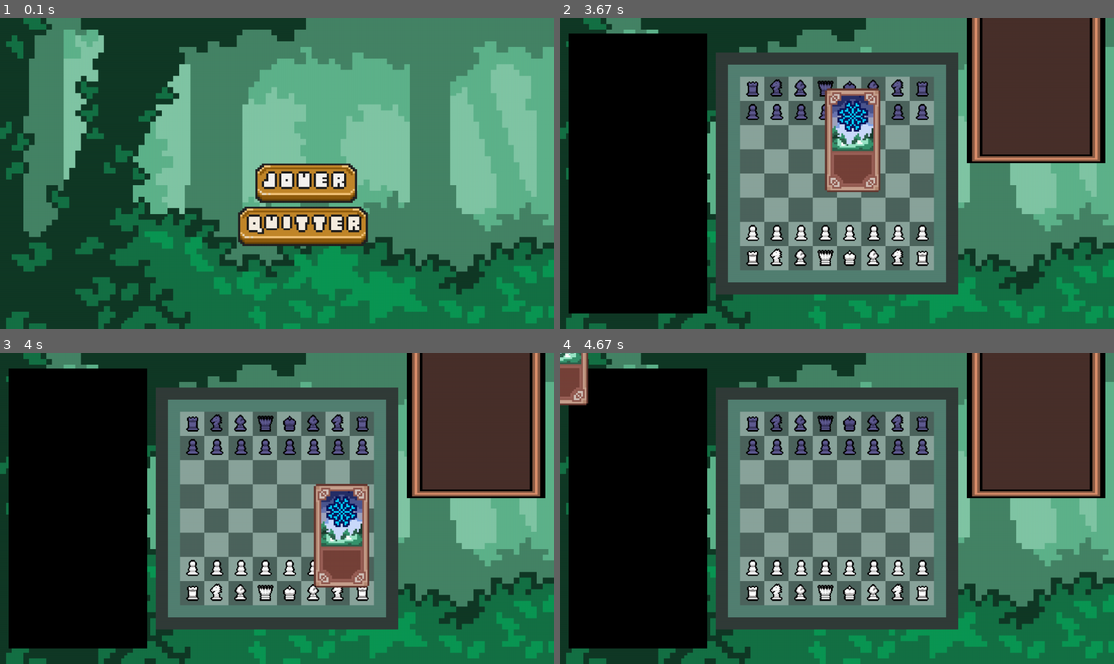
Above: before the commit, frames 1-4 (two rows, left to right).
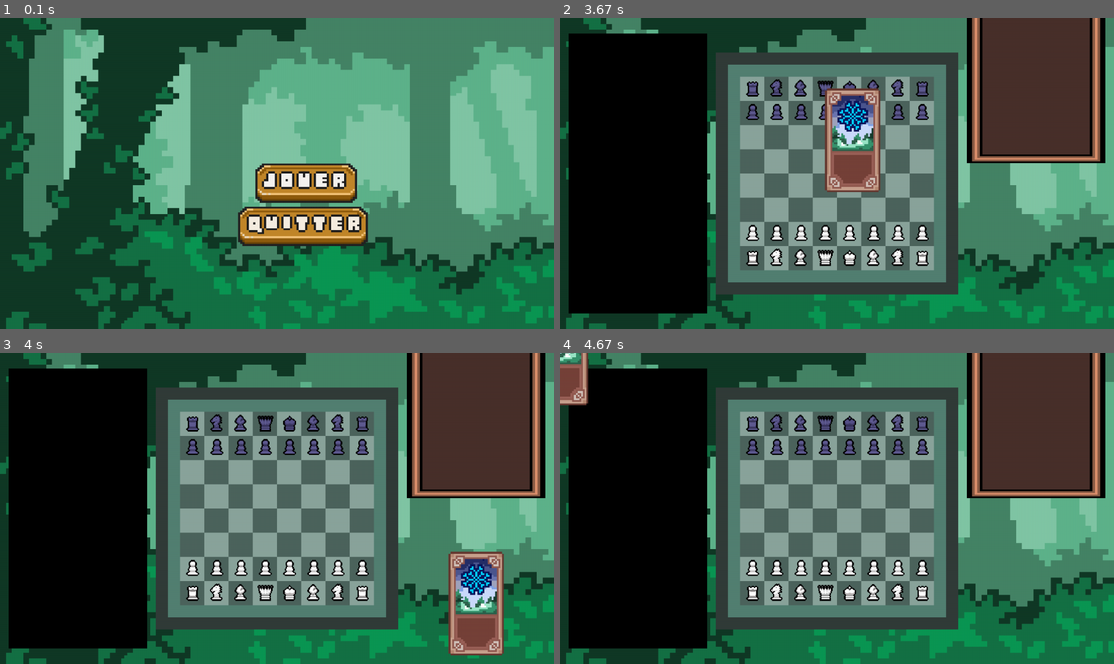
Above: after the commit, the same moments.

Repository: CorentinFinou/Projet-NSI-Chess
Game: pygame game, started from sources/programmes/app.py
Same seed, same stepped clock (60 frames per second), same inputs: the game is played once before the commit and once after it.
Inputs (mouse positions are in pixels of both pictures, inside the frame that each line leads up to):
- Up to frame 1 (0.1 s): no input
- Up to frame 2 (3.67 s): press the mouse at (864, 179) at 0.37 s; move the mouse to (837, 133) at 0.47 s; release the mouse at (814, 89) at 0.6 s; tap A at 0.67, 1.33 s; press the mouse at (1036, 266) at 1.03 s; move the mouse to (947, 273) at 1.13 s; release the mouse at (859, 276) at 1.27 s; type "1 (at the terminal prompt)" at 1.33 s; type "1 (at the terminal prompt)" at 1.33 s; press the mouse at (571, 42) at 1.7 s; move the mouse to (665, 52) at 1.8 s; release the mouse at (759, 58) at 1.93 s; press the mouse at (1036, 266) at 2.03 s; move the mouse to (920, 185) at 2.13 s; release the mouse at (803, 105) at 2.27 s; press the mouse at (803, 105) at 2.37 s; move the mouse to (770, 170) at 2.47 s; release the mouse at (737, 238) at 2.6 s; press the mouse at (1036, 266) at 3.2 s; move the mouse to (920, 173) at 3.3 s; release the mouse at (803, 80) at 3.43 s; press the mouse at (803, 80) at 3.53 s; move the mouse to (853, 139) at 3.63 s
- Up to frame 3 (4 s): release the mouse at (343, 536) at 3.77 s
- Up to frame 4 (4.67 s): type "1 (at the terminal prompt)" at 4.33 s; type "1 (at the terminal prompt)" at 4.33 s; tap A at 4.33 s

Frames 1-2 are identical in both runs. In frame 3, 6.6% of the frame differs, in the area x 56-91%, y 42-98%; in frame 4, nothing differs.

Commit message:
commit inutile de transi pc

Diff:
--- a/sources/programmes/jeu.py
+++ b/sources/programmes/jeu.py
@@ -411,8 +411,15 @@
                 case = plateau1.get_case(self.position[0]+self.sprite.image.get_width()/2,self.position[1]+self.sprite.image.get_height()/2)
                 if case[0]<0 or case[0]>7 or case[1]<0 or case[1]>7:
                     self.modifierPosition(self.origin, False)
-
-
+                else:
+                    self.action(case)
+
+            def action(self,case):
+                if plateau1.grille[int(case[1])][int(case[0])].estVide() == False:
+                    if self.avoirType() == 'gel':
+                        print('gel')
+                else:
+                    self.modifierPosition(self.origin, False)
     def effectuerMouvement(piece,xDest,yDest,groupe, joueur = 'blanc',mat = False, coupPrécédentEffectué = True):
         xOr,yOr = piece.avoirPosition()
         try:
